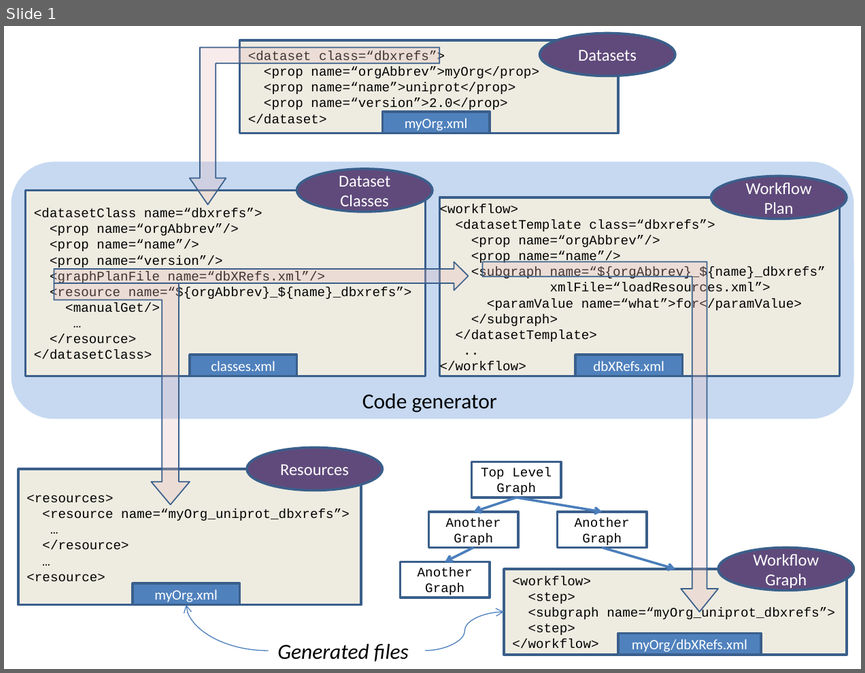
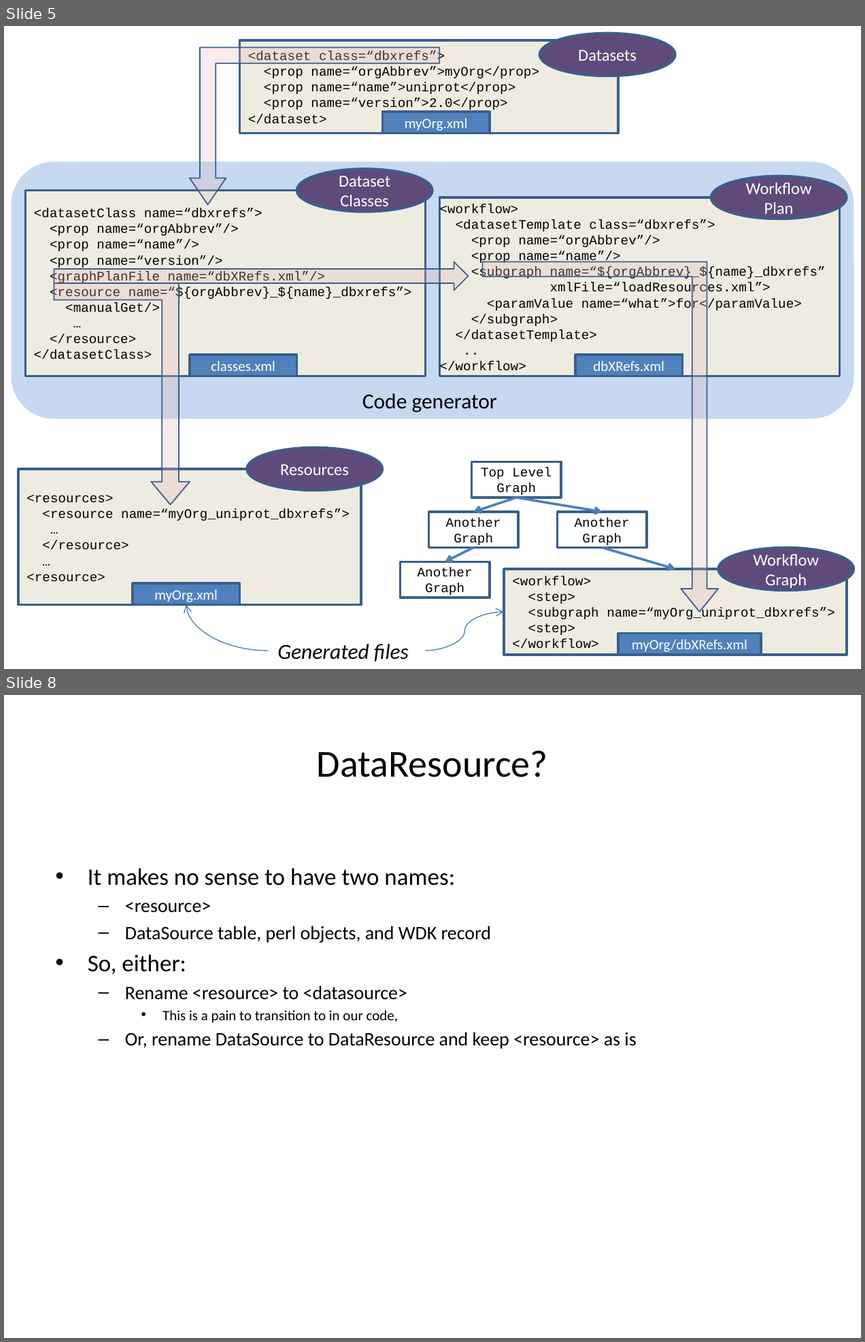
Before and after one commit to VEuPathDB/ReFlow, a slide deck: Dataset/doc/Overview.pptx. Shown one above the other, each under a label of ours: slide 1 before the commit, slides 5 and 8 after it; the slides between them are not shown. The pictures are 865x673 and 865x1342 pixels, drawn with LibreOffice and Linux fonts; fonts in the diff are those of the drawing. Boxes give left, top, right and bottom in pixels: in the first picture for what was removed or moved away, otherwise in the second. Text is boxed around its words. In the diff, an @@ line names an element or a change of style, - is before the commit and + after.

```diff
--- a/Dataset/doc/Overview.pptx
+++ b/Dataset/doc/Overview.pptx
@@ slide 8 added at [4, 695, 861, 1338], background #FFFFFF @@
@@ title added at [317, 750, 548, 777], 32 pt, text #000000 @@
+DataResource?
@@ text added at [88, 868, 636, 1049], 16 pt, text #000000 @@
+• It makes no sense to have two names:
+  – <resource>
+  – DataSource table, perl objects, and WDK record
+• So, either:
+  – Rename <resource> to <datasource>
+    • This is a pain to transition to in our code,
+  – Or, rename DataSource to DataResource and keep <resource> as is
@@ what was slide 1 is now slide 5 @@
```
Also in this commit, not shown: 1 slide changed, 6 other slides added.
